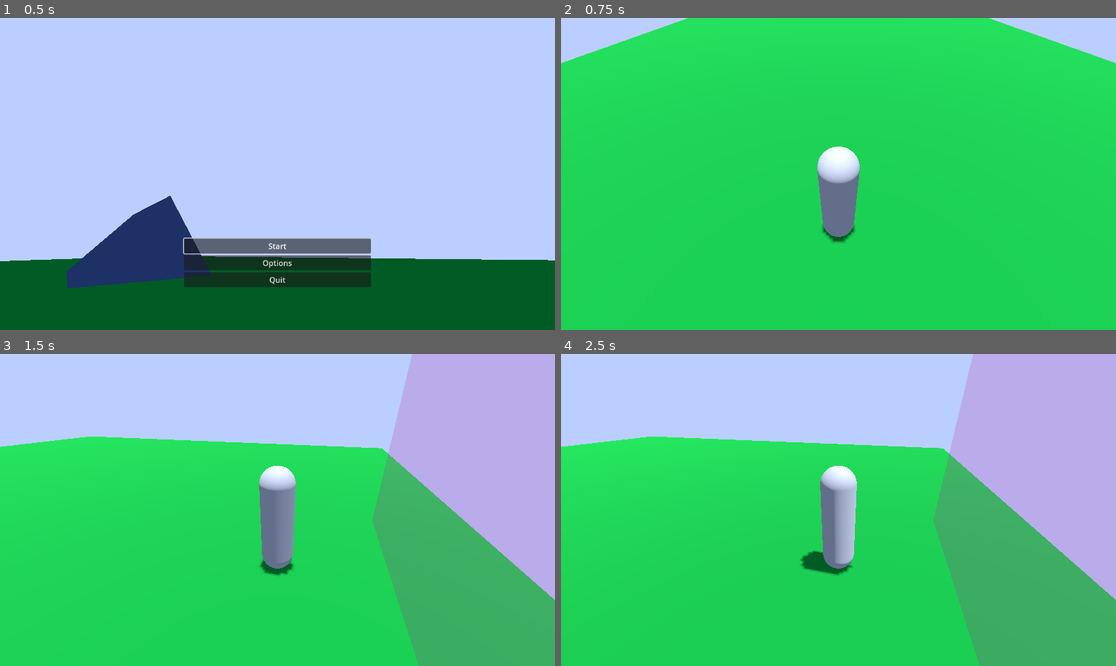
Above: before the commit, frames 1-4 (two rows, left to right).
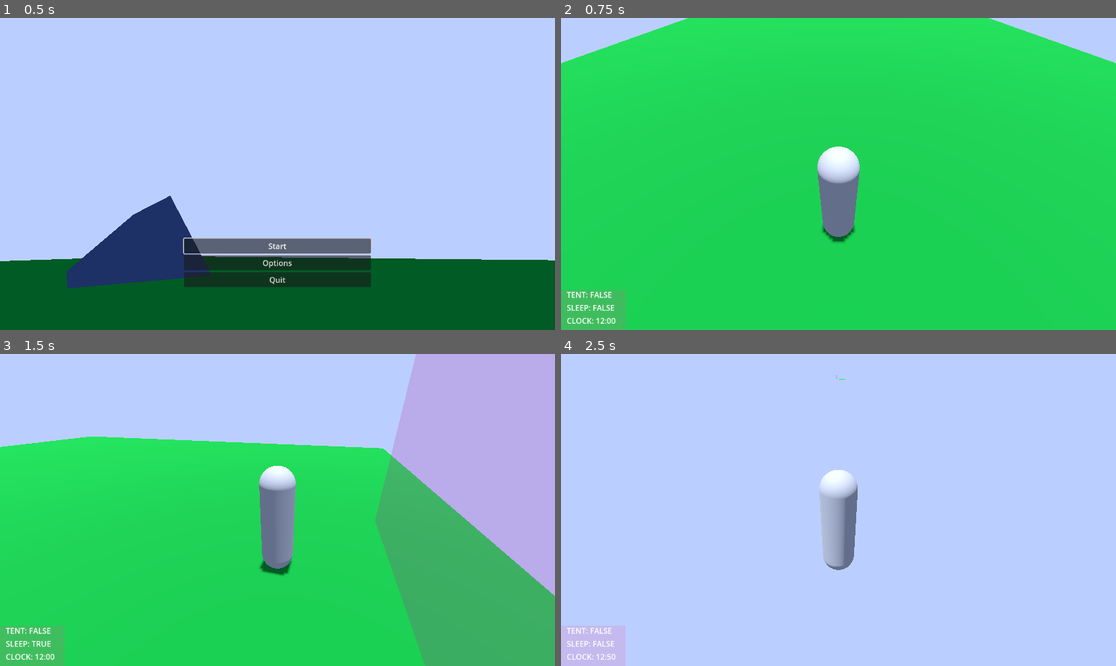
Above: after the commit, the same moments.

Repository: Wake1st/CritterCamper
Game: Godot game, scene res://game_manager.tscn
The game is run twice, just before and just after one commit, with the same random seed, the same clock (stepped at 60 frames per second) and the same inputs.
Inputs (mouse positions are in pixels of both pictures, inside the frame that each line leads up to):
- Up to frame 1 (0.5 s): no input
- Up to frame 2 (0.75 s): click "Start" at 0.5 s
- Up to frame 3 (1.5 s): tap Enter at 1.25 s; move the mouse to (399, 494) at 1.27 s; hold D (right) from 1.28 s (still down); tap Z (sleep) at 1.35 s
- Up to frame 4 (2.5 s): move the mouse to (727, 525) at 2.02 s; release D (right) at 2.03 s; hold S (backward) from 2.03 s (still down); tap E (action) at 2.1 s; tap Z (sleep) at 2.3 s

Frame 1 is identical in both runs. In frame 2, 1.5% of the frame differs, in the area x 0-12%, y 87-100%; in frame 3, 2.5%; in frame 4, 79%, in the area x 0-100%, y 0-100%.

Commit message:
init - ui feedback; clock is fucked at 11th hour

Diff:
--- /dev/null
+++ b/alarm.gd
@@ -0,0 +1,4 @@
+extends Timer
+
+
+@export var startingHour:float = 12
--- /dev/null
+++ b/clock.gd
@@ -0,0 +1,45 @@
+extends Timer
+
+
+signal setSecPerDay(secPerHour:int)
+signal time_tick(hour:int,minute:int)
+
+
+const hourPerDay:float = 24
+
+
+@export var startHour:float = 12.0
+@export var secPerHour:float = 60.0
+var secPerDay:float
+
+@export var tickSec:float = 5.0
+var tickGap:float = 0.0
+
+
+func _ready():
+	secPerDay = hourPerDay * secPerHour
+	emit_signal("setSecPerDay", secPerHour)
+
+	wait_time = (hourPerDay - startHour) * secPerHour
+	start(wait_time)
+
+
+func _physics_process(delta):
+	tickGap += delta
+	if tickGap > tickSec:
+		tickGap = 0.0
+
+		var timeLeft = (ceili(time_left)/secPerDay)*hourPerDay
+
+		var hoursLeft = int(timeLeft)
+		var currentHour = int(hourPerDay - 1 - hoursLeft) % int(hourPerDay/2)
+		var nearest12Hour = 12 if currentHour == 0 else currentHour
+
+		var roundedMin = secPerHour - int(fmod(timeLeft, hoursLeft) * secPerHour)
+		var nearest5Min = int(roundedMin/5) * 5
+
+		emit_signal("time_tick", nearest12Hour, nearest5Min)
+
+
+func _on_timeout():
+	start(secPerDay)
--- a/levels/01_verdant_slopes.tscn
+++ b/levels/01_verdant_slopes.tscn
@@ -1,12 +1,13 @@
-[gd_scene load_steps=8 format=3 uid="uid://d0lxgrqddtudb"]
+[gd_scene load_steps=9 format=3 uid="uid://h0emtaxcog7k"]
 
 [ext_resource type="Script" path="res://levels/01_verdant_slopes.gd" id="1_aevsk"]
 [ext_resource type="PackedScene" uid="uid://btekk4skkt6cm" path="res://camp_ground.tscn" id="1_dosqa"]
 [ext_resource type="PackedScene" uid="uid://b5bboklyil8t1" path="res://player/player.tscn" id="2_y3av3"]
 [ext_resource type="PackedScene" uid="uid://dgba7pf3blkj" path="res://entry.tscn" id="5_76kv4"]
-[ext_resource type="Script" path="res://levels/BuildManager.gd" id="6_j4p5o"]
+[ext_resource type="Script" path="res://BuildManager.gd" id="5_x0pcy"]
 [ext_resource type="PackedScene" uid="uid://bsigtaboy2luy" path="res://sky.tscn" id="6_tueyb"]
-[ext_resource type="Script" path="res://levels/Clock.gd" id="7_8kxa7"]
+[ext_resource type="Script" path="res://clock.gd" id="7_llj6x"]
+[ext_resource type="Script" path="res://levels/alarm.gd" id="8_x7f7x"]
 
 [node name="01_VerdantSlopes" type="Node3D"]
 process_mode = 1
@@ -23,17 +24,23 @@
 transform = Transform3D(1, 0, 0, 0, 1, 0, 0, 0, 1, 0, 0, 10)
 
 [node name="BuildManager" type="Node3D" parent="."]
-script = ExtResource("6_j4p5o")
+script = ExtResource("5_x0pcy")
 
-[node name="Sky" parent="." instance=ExtResource("6_tueyb")]
+[node name="Sky" parent="." node_paths=PackedStringArray("clock") instance=ExtResource("6_tueyb")]
+clock = NodePath("../Clock")
+
+[node name="Clock" type="Timer" parent="."]
+wait_time = 1440.0
+script = ExtResource("7_llj6x")
 
 [node name="Alarm" type="Timer" parent="."]
-wait_time = 1080.0
-autostart = true
-script = ExtResource("7_8kxa7")
+script = ExtResource("8_x7f7x")
 
 [connection signal="placed_item" from="Player/BuildPoint" to="BuildManager" method="_on_build_point_placed_item"]
 [connection signal="removed_item" from="Player/BuildPoint" to="BuildManager" method="_on_build_point_removed_item"]
+[connection signal="setSecPerDay" from="Clock" to="Alarm" method="_on_clock_set_sec_per_day"]
+[connection signal="time_tick" from="Clock" to="Player/UIFeedback" method="_on_clock_time_tick"]
+[connection signal="timeout" from="Clock" to="Clock" method="_on_timeout"]
 [connection signal="timeout" from="Alarm" to="Player" method="_on_alarm_timeout"]
 
 [editable path="Player"]
--- a/levels/Clock.gd
+++ b/levels/Clock.gd
@@ -1 +1,4 @@
 extends Timer
+
+
+signal time_tick()
--- /dev/null
+++ b/levels/alarm.gd
@@ -0,0 +1,13 @@
+extends Timer
+
+
+const hourPerDay = 24
+
+
+@export var startHour:float = 12
+@export var wakeHour:float = 6
+
+
+func _on_clock_set_sec_per_day(secPerHour:int):
+	wait_time = secPerHour * (hourPerDay - startHour + wakeHour)
+	start(wait_time)
--- a/player/player.gd
+++ b/player/player.gd
@@ -1,4 +1,8 @@
 extends CharacterBody3D
+
+
+signal asleep
+signal awake
 
 
 @export var speed:float = 280.0
@@ -9,24 +13,28 @@
 
 @export var controlCapture:Controls
 
+
 var sleeping:= false:
 	get:
 		return sleeping
 	set(value):
 		sleeping = value
 		if sleeping:
+			emit_signal("asleep")
 			Engine.time_scale = 60
 		else:
+			emit_signal("awake")
 			Engine.time_scale = 1
 
 
 func _physics_process(delta):
 	var controls = controlCapture._capture()
+
+	if controls.sleep:
+		sleeping = !sleeping
+
 	if sleeping:
 		return
-
-	if controls.sleep:
-		sleeping = true
 
 	rotation.y = controls.rotation.x * rotMag.y
 	$CameraPivot.rotation.x = controls.rotation.y * rotMag.x
--- a/player/player.tscn
+++ b/player/player.tscn
@@ -1,8 +1,9 @@
-[gd_scene load_steps=6 format=3 uid="uid://b5bboklyil8t1"]
+[gd_scene load_steps=7 format=3 uid="uid://b5bboklyil8t1"]
 
 [ext_resource type="Script" path="res://player/player.gd" id="1_gnnkl"]
 [ext_resource type="Script" path="res://player/Controls.gd" id="2_gn764"]
 [ext_resource type="PackedScene" uid="uid://djussbbdgfdsk" path="res://player/build_point.tscn" id="3_vpepl"]
+[ext_resource type="PackedScene" uid="uid://dvauc7nyk0at6" path="res://ui_feedback.tscn" id="4_2ljgh"]
 
 [sub_resource type="CapsuleShape3D" id="CapsuleShape3D_ej6jw"]
 radius = 0.4
@@ -33,3 +34,10 @@
 [node name="BuildPoint" parent="." instance=ExtResource("3_vpepl")]
 unique_name_in_owner = true
 transform = Transform3D(1, 0, 0, 0, 1, 0, 0, 0, 1, 0, 0, -5)
+
+[node name="UIFeedback" parent="." instance=ExtResource("4_2ljgh")]
+
+[connection signal="asleep" from="." to="UIFeedback" method="_on_character_asleep"]
+[connection signal="awake" from="." to="UIFeedback" method="_on_character_awake"]
+[connection signal="placed_item" from="BuildPoint" to="UIFeedback" method="_on_build_point_placed_item"]
+[connection signal="removed_item" from="BuildPoint" to="UIFeedback" method="_on_build_point_removed_item"]
--- a/sky.gd
+++ b/sky.gd
@@ -1,8 +1,7 @@
 extends Node
 
 
-@export var startHour:float = 12.0
-@export var secPerHour:float = 60.0
+@export var clock:Timer
 
 
 func _ready():
@@ -11,5 +10,5 @@
 
 
 func setup_animations(anim:AnimationPlayer):
-	anim.seek(startHour)
-	anim.speed_scale = 1.0/secPerHour
+	anim.seek(clock.startHour)
+	anim.speed_scale = 1.0/clock.secPerHour
--- /dev/null
+++ b/ui_feedback.gd
@@ -0,0 +1,33 @@
+extends Control
+
+
+var tentLabel = "TENT: "
+var sleepingLabel = "SLEEP: "
+var clockLabel = "CLOCK: "
+
+
+func _ready():
+	$Panel/VBoxContainer/Tent.text = tentLabel + "FALSE"
+	$Panel/VBoxContainer/Sleeping.text = sleepingLabel + "FALSE"
+
+
+func _on_build_point_placed_item(_pack, _transform):
+	$Panel/VBoxContainer/Tent.text = tentLabel + "TRUE"
+
+
+func _on_build_point_removed_item(_pack):
+	$Panel/VBoxContainer/Tent.text = tentLabel + "FALSE"
+
+
+func _on_character_asleep():
+	$Panel/VBoxContainer/Sleeping.text = sleepingLabel + "TRUE"
+
+
+func _on_character_awake():
+	$Panel/VBoxContainer/Sleeping.text = sleepingLabel + "FALSE"
+
+
+func _on_clock_time_tick(hour:int, minute:int):
+	var extraZero = "0" if minute < 10 else ""
+	var time = str(hour) + ":" + extraZero + str(minute)
+	$Panel/VBoxContainer/Clock.text = clockLabel + time
--- /dev/null
+++ b/ui_feedback.tscn
@@ -0,0 +1,50 @@
+[gd_scene load_steps=3 format=3 uid="uid://dvauc7nyk0at6"]
+
+[ext_resource type="Script" path="res://ui_feedback.gd" id="1_qhfmu"]
+
+[sub_resource type="StyleBoxFlat" id="StyleBoxFlat_x2cmd"]
+bg_color = Color(0.988235, 0.301961, 0.564706, 0.156863)
+
+[node name="UIFeedback" type="Control"]
+layout_mode = 3
+anchors_preset = 15
+anchor_right = 1.0
+anchor_bottom = 1.0
+grow_horizontal = 2
+grow_vertical = 2
+script = ExtResource("1_qhfmu")
+
+[node name="Panel" type="Panel" parent="."]
+layout_mode = 1
+anchors_preset = 2
+anchor_top = 1.0
+anchor_bottom = 1.0
+offset_top = -84.0
+offset_right = 134.0
+grow_vertical = 0
+theme_override_styles/panel = SubResource("StyleBoxFlat_x2cmd")
+
+[node name="VBoxContainer" type="VBoxContainer" parent="Panel"]
+layout_mode = 1
+anchors_preset = 15
+anchor_right = 1.0
+anchor_bottom = 1.0
+offset_left = 12.0
+offset_top = -1.0
+offset_right = 12.0
+offset_bottom = 1.0
+grow_horizontal = 2
+grow_vertical = 2
+
+[node name="Tent" type="Label" parent="Panel/VBoxContainer"]
+layout_mode = 2
+size_flags_horizontal = 0
+text = "TENT: FALSE"
+
+[node name="Sleeping" type="Label" parent="Panel/VBoxContainer"]
+layout_mode = 2
+text = "SLEEP: FALSE"
+
+[node name="Clock" type="Label" parent="Panel/VBoxContainer"]
+layout_mode = 2
+text = "CLOCK: 12:00"
Renamed: levels/BuildManager.gd -> BuildManager.gd
